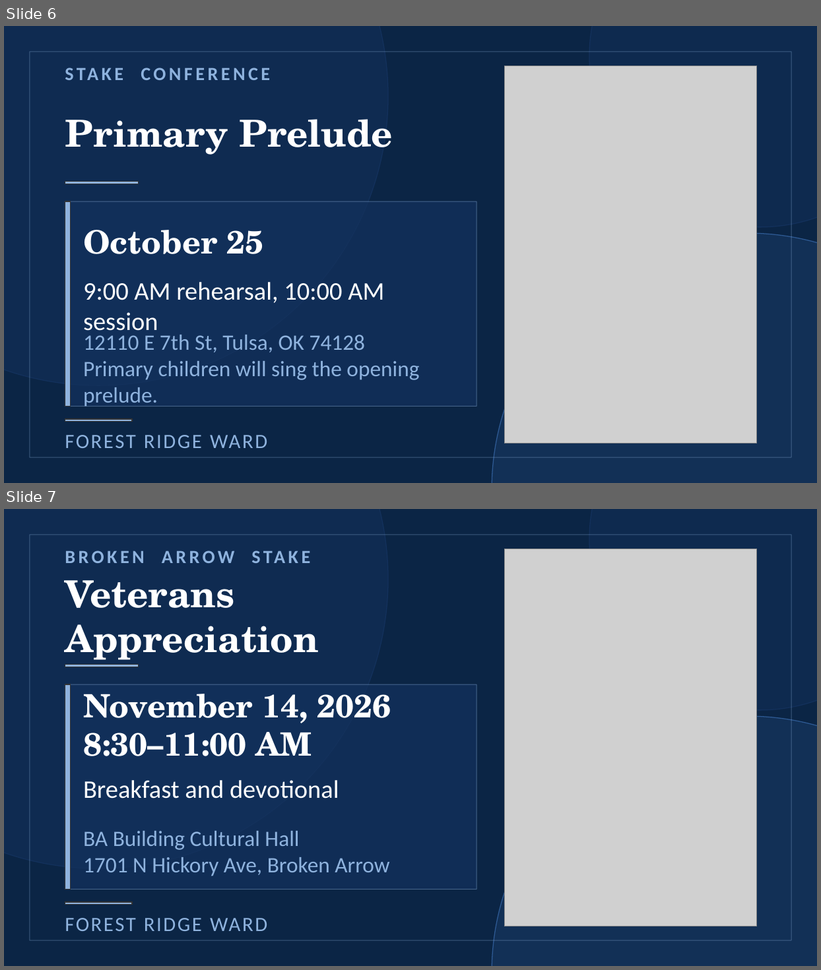
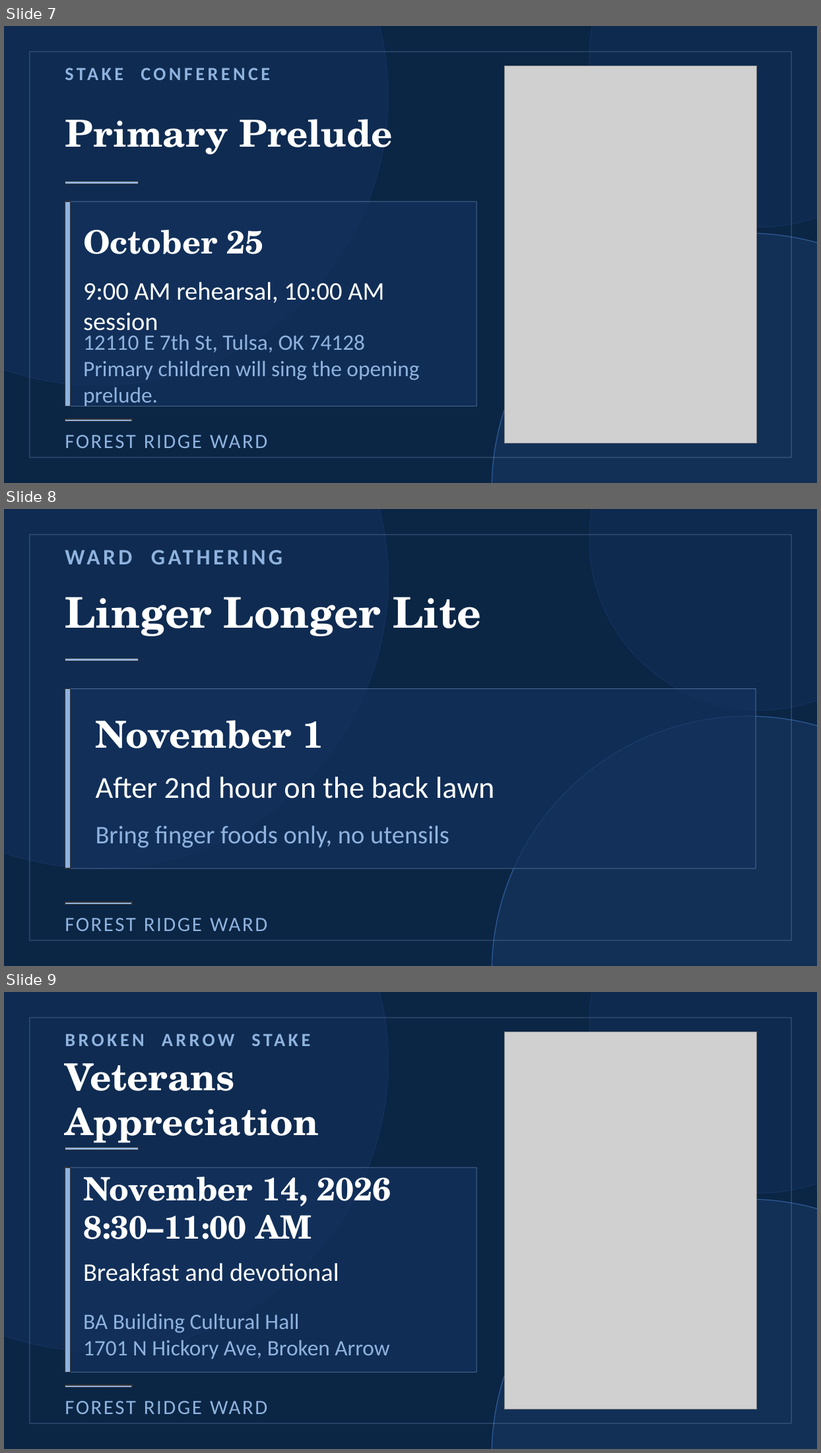
Before and after one commit to forest-ridge-ward-announcements/forest-ridge-ward-announcements, a slide deck: Forest Ridge Ward Announcements Editor.pptx. Shown one above the other, each under a label of ours: slides 6 and 7 before the commit, slides 7, 8 and 9 after it. The pictures are 821x970 and 821x1453 pixels, drawn with LibreOffice and Linux fonts; fonts in the diff are those of the drawing; grey boxes stand for pictures. Boxes give left, top, right and bottom in pixels: in the first picture for what was removed or moved away, otherwise in the second. Text is boxed around its words. In the diff, an @@ line names an element or a change of style, - is before the commit and + after.

```diff
--- a/Forest Ridge Ward Announcements Editor.pptx
+++ b/Forest Ridge Ward Announcements Editor.pptx
@@ slide 8 added at (x1=4, y1=509, x2=817, y2=966), background #0B2545 @@
@@ ellipse added at (x1=4, y1=509, x2=388, y2=869), fill #13315C at 55% opacity, outline #13315C 1 pt @@
@@ ellipse added at (x1=589, y1=509, x2=817, y2=710), fill #13315C at 45% opacity, outline #13315C 1 pt @@
@@ rectangle added at (x1=30, y1=535, x2=791, y2=941), outline #8FB3DE 0.75 pt @@
@@ title added at (x1=65, y1=597, x2=482, y2=636), 50 pt, text #FFFFFF, bold @@
+Linger Longer Lite
@@ rectangle added at (x1=65, y1=658, x2=138, y2=661), fill #8FB3DE, outline #333333 1 pt @@
@@ rectangle added at (x1=65, y1=689, x2=756, y2=869), fill #13315C at 75% opacity, outline #8FB3DE 0.75 pt @@
@@ rectangle added at (x1=65, y1=689, x2=71, y2=869), fill #8FB3DE, outline #333333 1 pt @@
@@ text added at (x1=96, y1=720, x2=323, y2=749), 44 pt, text #FFFFFF, bold @@
+November 1
@@ ellipse added at (x1=492, y1=716, x2=817, y2=966), fill #2E5A94 at 22% opacity, outline #2E5A94 1 pt @@
@@ text added at (x1=96, y1=777, x2=495, y2=799), 36 pt, text #FFFFFF @@
+After 2nd hour on the back lawn
@@ text added at (x1=96, y1=826, x2=450, y2=848), 30 pt, text #8FB3DE @@
+Bring finger foods only, no utensils
@@ rectangle added at (x1=65, y1=902, x2=132, y2=905), fill #8FB3DE, outline #333333 1 pt @@
@@ text added at (x1=65, y1=918, x2=202, y2=931), 24 pt, text #8FB3DE @@
+FOREST RIDGE WARD
@@ text added at (x1=210, y1=918, x2=267, y2=931), 26 pt, text #8FB3DE, bold @@
+WARD GATHERING
@@ what was slide 6 is now slide 7 @@
@@ what was slide 7 is now slide 9 @@
```
Also in this commit, not shown: 1 slide changed, 1 other slide added.
